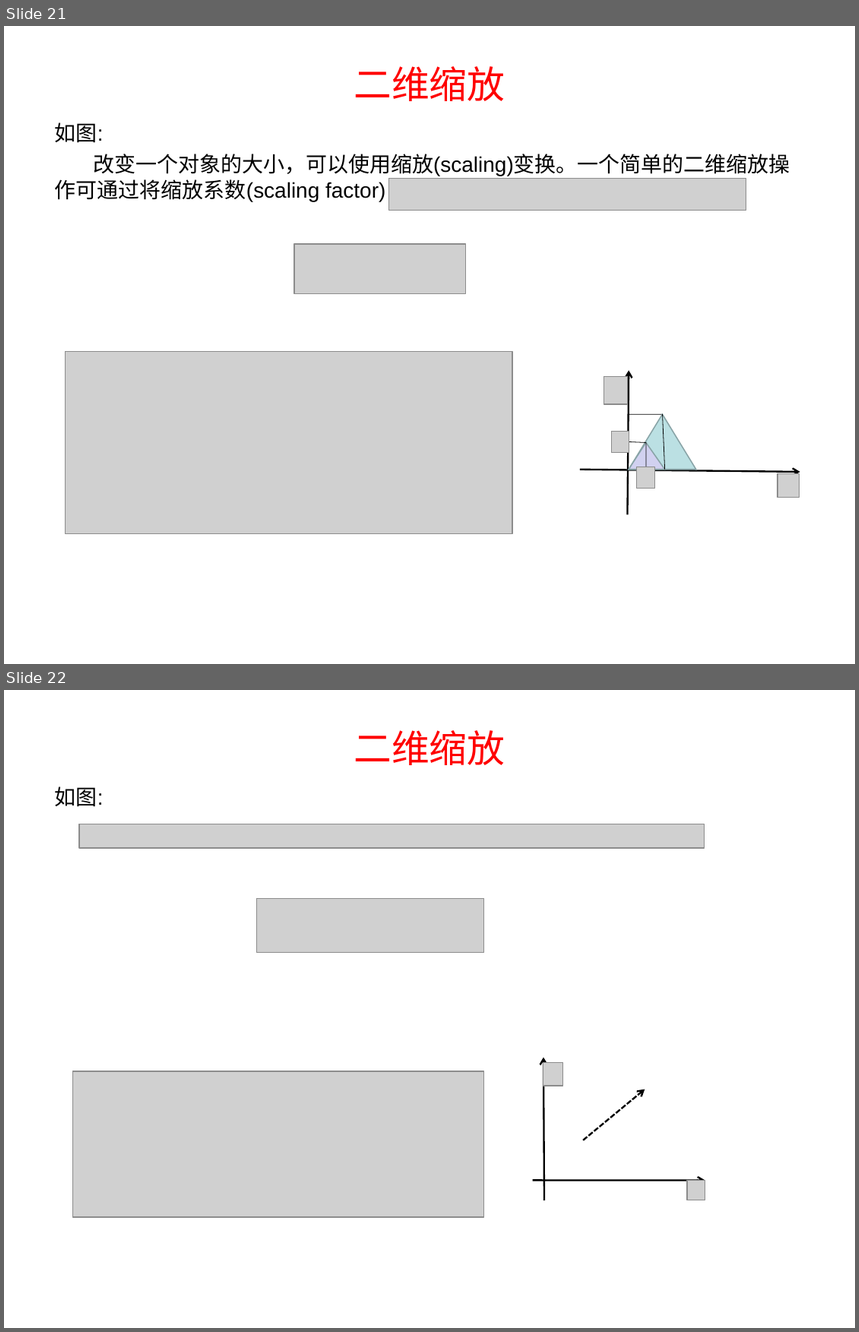
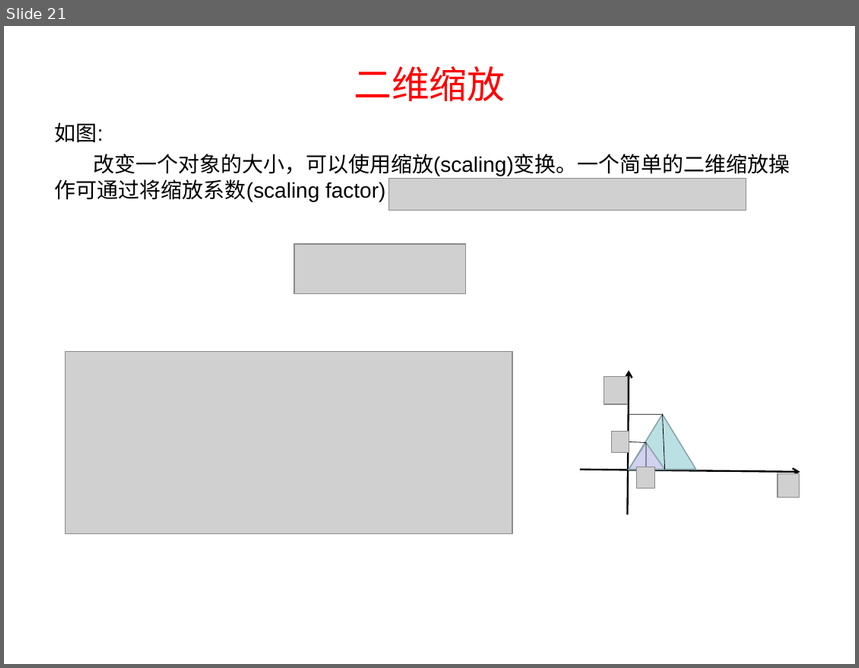
Before and after one commit to lhswei/3Dtransform, a slide deck: 3D数学基础transform.ppt. Shown one above the other, each under a label of ours: slides 21 and 22 before the commit, slide 21 after it. The pictures are 859x1332 and 859x668 pixels, drawn with LibreOffice and Linux fonts; fonts in the diff are those of the drawing; grey boxes stand for pictures; background and template pictures are left out. Boxes give left, top, right and bottom in pixels: in the first picture for what was removed or moved away, otherwise in the second. Text is boxed around its words. In the diff, an @@ line names an element or a change of style, - is before the commit and + after.

```diff
--- a/3D数学基础transform.ppt
+++ b/3D数学基础transform.ppt
@@ slide 22 removed at (4, 690, 855, 1328), background #FFFFFF @@
@@ title removed at (354, 730, 505, 765) @@
-二维缩放
@@ text removed at (55, 787, 104, 807) @@
-如图:
@@ picture removed at (79, 825, 705, 848) @@
@@ picture removed at (257, 898, 485, 952) @@
@@ group removed at (73, 1058, 705, 1217): 3 arrows, 3 pictures @@
```
Also in this commit, not shown: 1 slide changed, 14 slides added.
